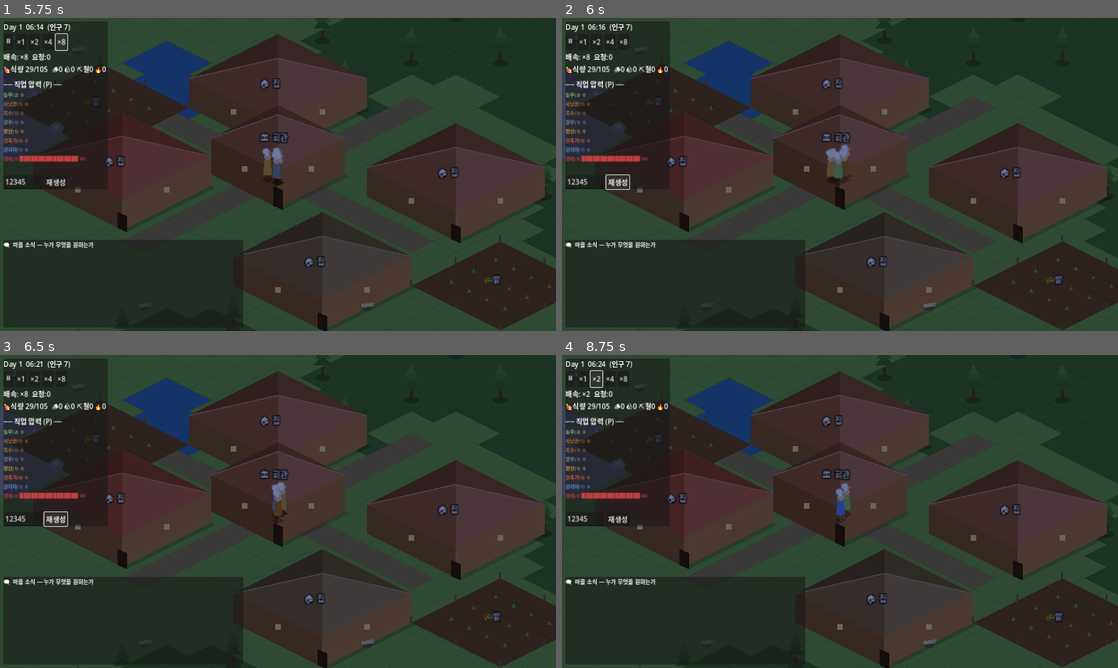
Above: before the commit, frames 1-4 (two rows, left to right).
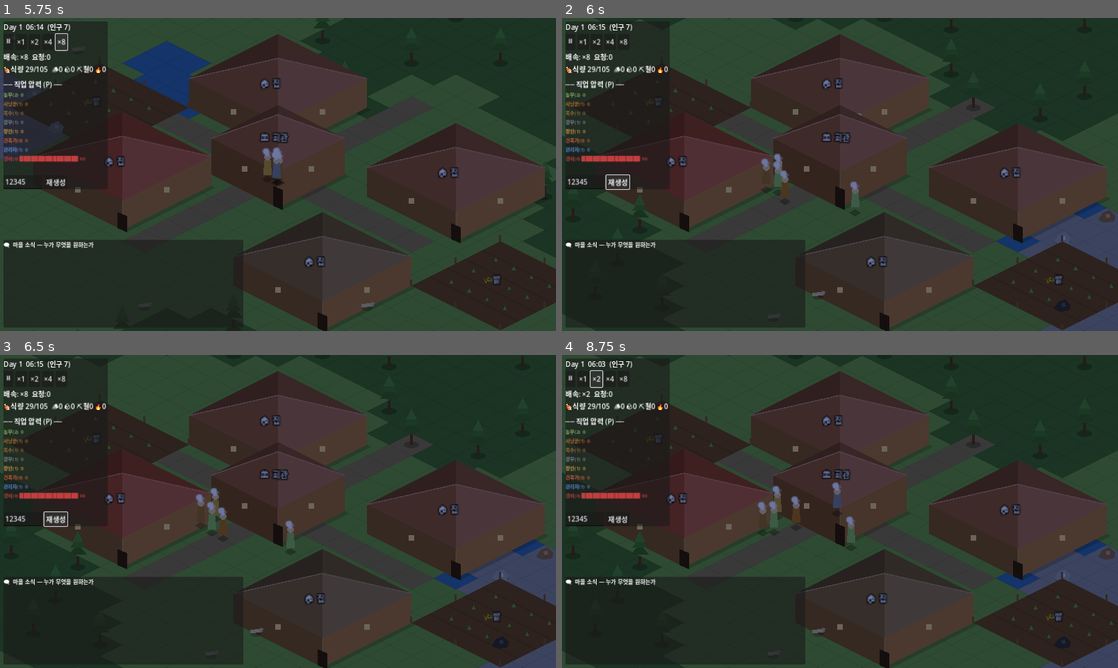
Above: after the commit, the same moments.

Repository: Qirick777/villages
Game: Godot game, scene res://world/main.tscn
Two runs of this game, one before a commit and one after it. Both use one fixed random seed, a clock stepped at 60 frames per second and the inputs below.
Inputs:
- Up to frame 1 (5.75 s): click "⏸" at 0.5 s; click "×1" at 1.25 s; click "⏸" at 2 s; click "×1" at 2.75 s; click "×2" at 3.5 s; click "×4" at 4.25 s; click "×8" at 5 s
- Up to frame 2 (6 s): click "재생성" at 5.75 s
- Up to frame 3 (6.5 s): no input
- Up to frame 4 (8.75 s): click "⏸" at 6.5 s; click "×1" at 7.25 s; click "×2" at 8 s

Frame 1 is identical in both runs. In frame 2, 5.7% of the frame differs, in the area x 0-100%, y 0-100%; in frame 3, 5.6%; in frame 4, 5.7%.
Error before the commit: Invalid access to property or key 'regenerate_requested' on a base object of type 'Nil'. (res://world/main.gd:42)

Commit message:
Fix startup crash: signal connections misplaced into _setup_font
폰트 설정 편집 시 _ready 꼬리의 시그널 연결부(_hud.regenerate_requested 등)가
_setup_font() 함수 안으로 잘못 병합됨. _setup_font는 _build_scene_nodes보다
먼저 실행되어 _hud가 아직 Nil → "regenerate_requested on Nil" 크래시.
연결부를 _ready의 노드 생성 이후로 되돌림.

Co-Authored-By: Claude Opus 4.8 <noreply@anthropic.com>
Claude-Session: https://claude.ai/code/session_01XugdaEbMnMEntRSeiQrdoU

Diff:
--- a/world/main.gd
+++ b/world/main.gd
@@ -24,6 +24,12 @@
 	_setup_font()
 	_build_scene_nodes()
 	start_game(RNGService.seed_value)
+	# 시그널 연결은 노드 생성(_build_scene_nodes) 이후에 해야 _hud 등이 유효하다.
+	GameClock.phase_changed.connect(_on_phase)
+	GameClock.hour_changed.connect(_on_hour)
+	GameClock.day_changed.connect(_on_day_end)
+	RequestBroker.request_posted.connect(_on_request_posted)
+	_hud.regenerate_requested.connect(func(s): start_game(s))
 
 ## 한글·이모지 렌더링 보장: OS 시스템 폰트를 엔진 전역 폴백으로 지정.
 ## (Godot 기본 내장 폰트는 라틴 전용이라 한글이 □로 깨진다)
@@ -35,11 +41,6 @@
 	f.allow_system_fallback = true
 	ThemeDB.fallback_font = f
 	ThemeDB.fallback_font_size = 14
-	GameClock.phase_changed.connect(_on_phase)
-	GameClock.hour_changed.connect(_on_hour)
-	GameClock.day_changed.connect(_on_day_end)
-	RequestBroker.request_posted.connect(_on_request_posted)
-	_hud.regenerate_requested.connect(func(s): start_game(s))
 
 func _build_scene_nodes() -> void:
 	_modulate = CanvasModulate.new()
